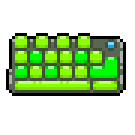
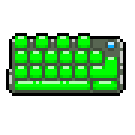
Comparing the layer stacks of the two w=135, h=135 images. Changes:
painted on "EnterUp" over [93,57,114,69]
painted on "EspaçoUp" over [15,81,90,90]
painted on "TeclaUp" (1st of 4, in "Teclas") over [78,51,84,54]
painted on "TeclaUp" (2nd of 4, in "Teclas") over [48,66,54,69]
painted on "TeclaUp" (3rd of 4, in "Teclas") over [33,51,39,54]
painted on "TeclaUp" (4th of 4, in "Teclas") over [18,66,24,69]
"Brilho": opacity 50% → 70% over [9,36,123,84]
painted on "Cor" (3rd of 4, in "Teclado") over [15,36,117,90]
